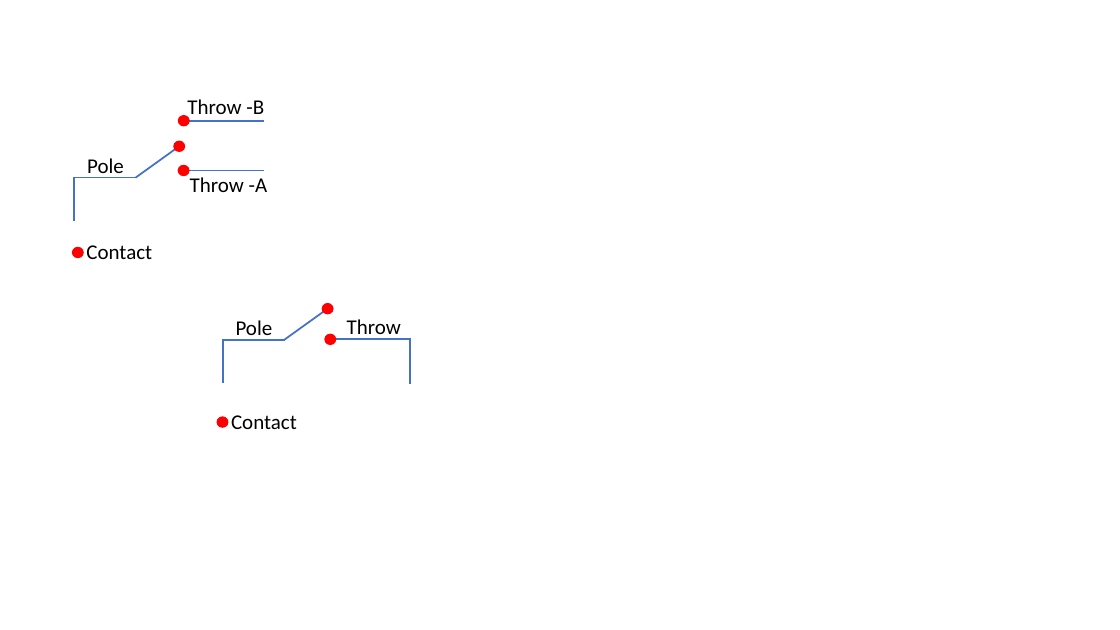
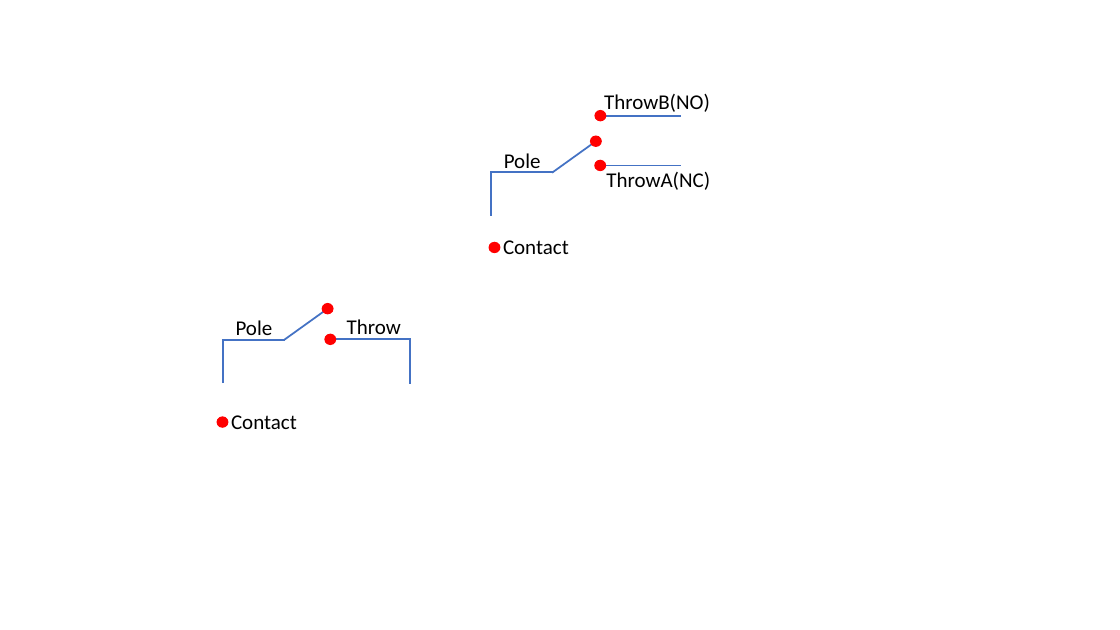
Before and after one commit to SeeedDocument/Seeed_Relay_Page, a slide deck: slide 1 of img/drawing.pptx. Drawn at 1120x630 pixels with LibreOffice and Linux fonts; fonts in the diff are those of the drawing. Boxes give left, top, right and bottom in pixels: in the first picture for what was removed or moved away, otherwise in the second. Text is boxed around its words. In the diff, an @@ line names an element or a change of style, - is before the commit and + after.

```diff
--- a/img/drawing.pptx
+++ b/img/drawing.pptx
@@ text removed at box(187, 99, 264, 120) @@
-Throw -B
@@ 5 lines, 4 ellipses, 2 texts: place and size @@
-5 lines, 4 ellipses, 2 texts at box(72, 116, 265, 259)
+5 lines, 4 ellipses, 2 texts at box(489, 111, 681, 254)
@@ text added at box(604, 94, 710, 115), 18 pt, text #000000 @@
+ThrowB(NO)
@@ text removed at box(190, 177, 268, 192) @@
-Throw -A
@@ text added at box(606, 172, 710, 190), 18 pt, text #000000 @@
+ThrowA(NC)
```
Also in this commit, not shown: 1 other file.
